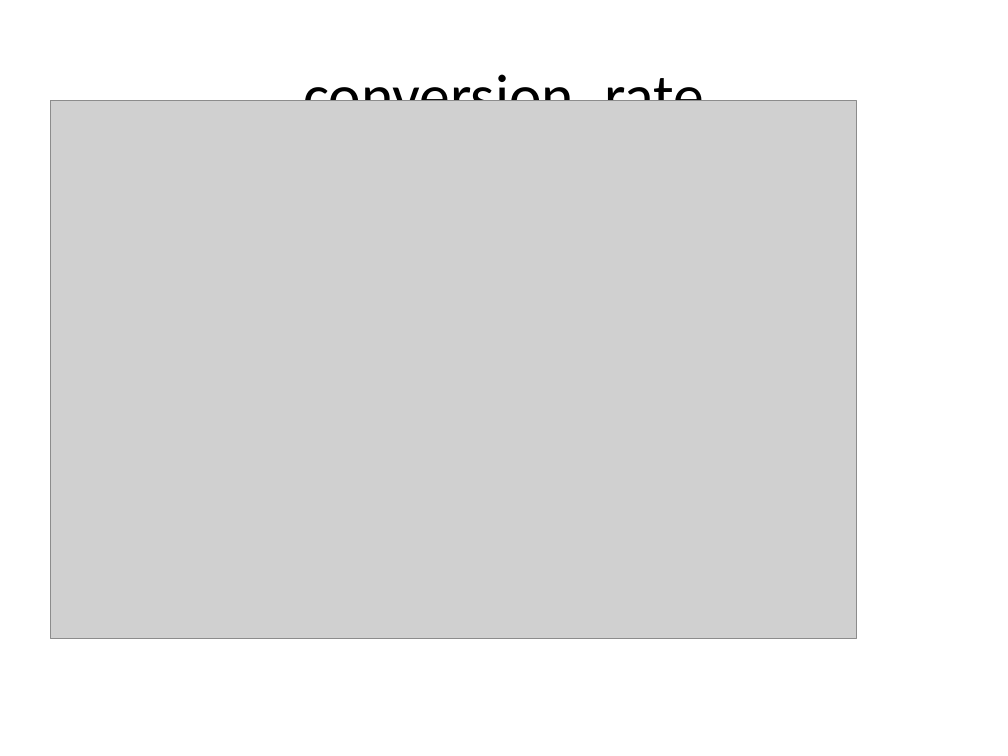
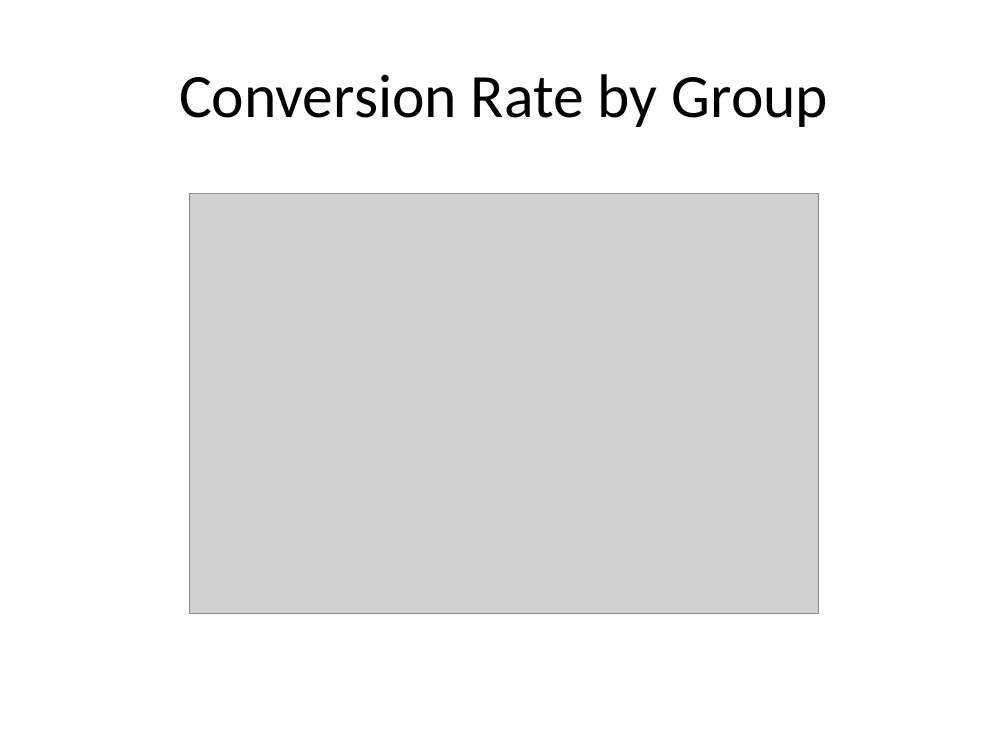
Before and after one commit to cathelenegeorge/CampAIgn-Analytics, a slide deck: slide 11 of reports/final_report.pptx (slide 10 before the commit). Drawn at 1008x756 pixels with LibreOffice and Linux fonts; fonts in the diff are those of the drawing; grey boxes stand for pictures. Boxes give left, top, right and bottom in pixels: in the first picture for what was removed or moved away, otherwise in the second. Text is boxed around its words. In the diff, an @@ line names an element or a change of style, - is before the commit and + after.

```diff
--- a/reports/final_report.pptx
+++ b/reports/final_report.pptx
@@ title at (179, 74, 828, 127): text changed @@
-conversion_rate
+Conversion Rate by Group
@@ picture: place and size @@
-picture at (50, 101, 857, 638)
+picture at (190, 194, 820, 614)
```
Also in this commit, not shown: 7 other slides changed, 13 slides added, 4 slides removed, 27 other files.
